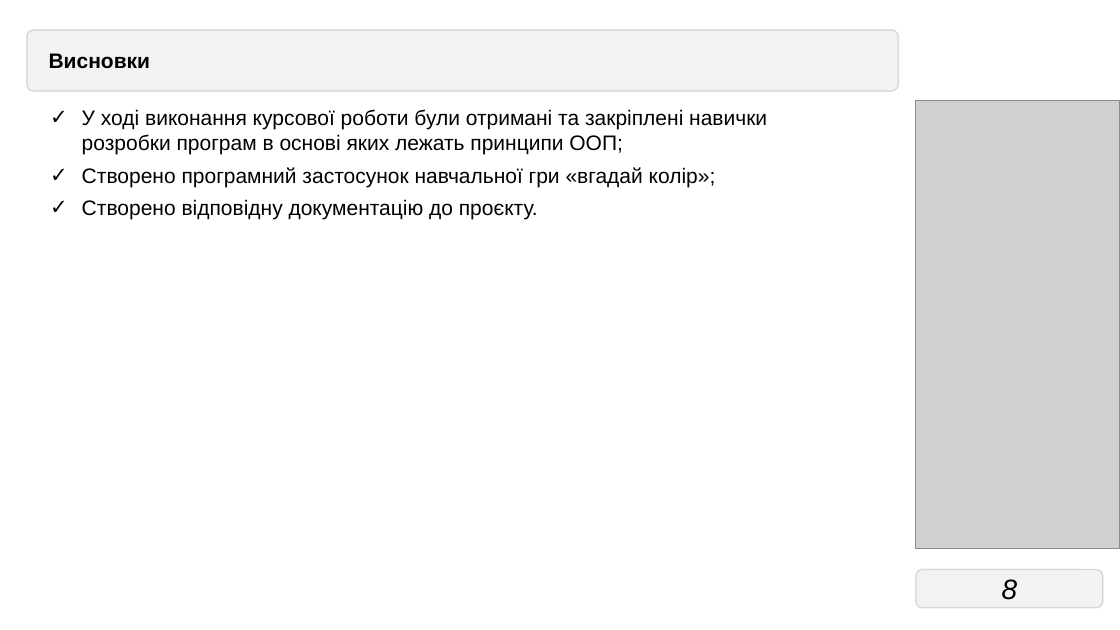
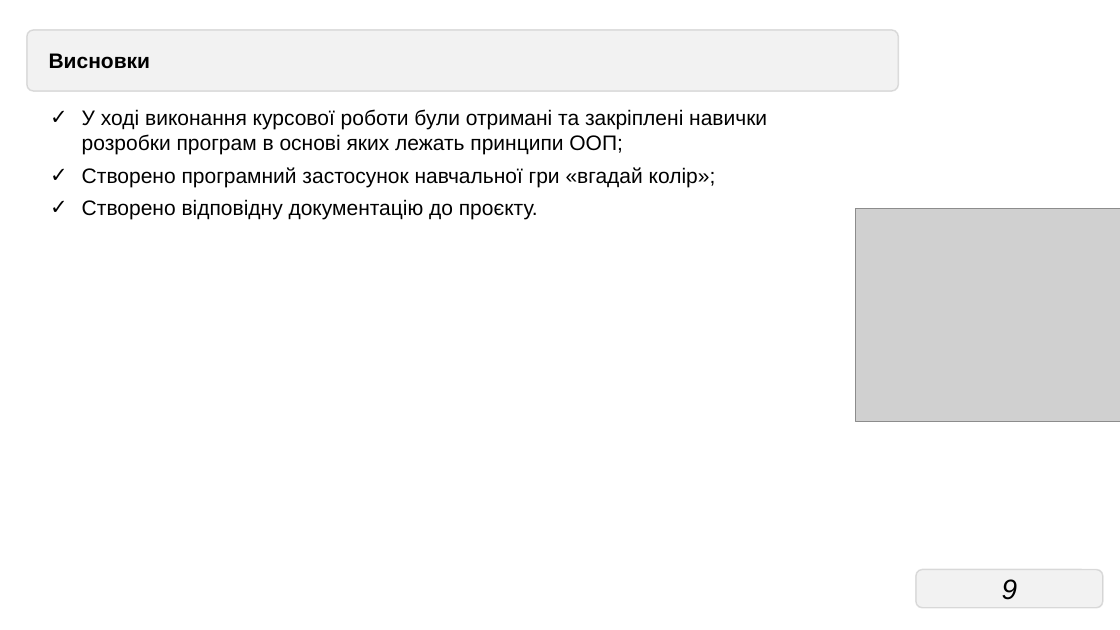
Before and after one commit to Dar-Tei/GuessTheColorGame, a slide deck: slide 9 of Курсова робота(Виступ)Журба О.Р. ПЗ-32-1ду.pptx (slide 8 before the commit). Drawn at 1120x630 pixels with LibreOffice and Linux fonts; fonts in the diff are those of the drawing; grey boxes stand for pictures. Boxes give left, top, right and bottom in pixels: in the first picture for what was removed or moved away, otherwise in the second. Text is boxed around its words. In the diff, an @@ line names an element or a change of style, - is before the commit and + after.

```diff
--- a/Курсова робота(Виступ)Журба О.Р. ПЗ-32-1ду.pptx
+++ b/Курсова робота(Виступ)Журба О.Р. ПЗ-32-1ду.pptx
@@ picture removed at [916, 100, 1120, 548] @@
@@ picture added at [855, 208, 1120, 422] @@
@@ page number at [1002, 579, 1018, 600]: text changed @@
-8
+9
```
Also in this commit, not shown: 7 other slides changed, 1 slide added, 1 other file.
